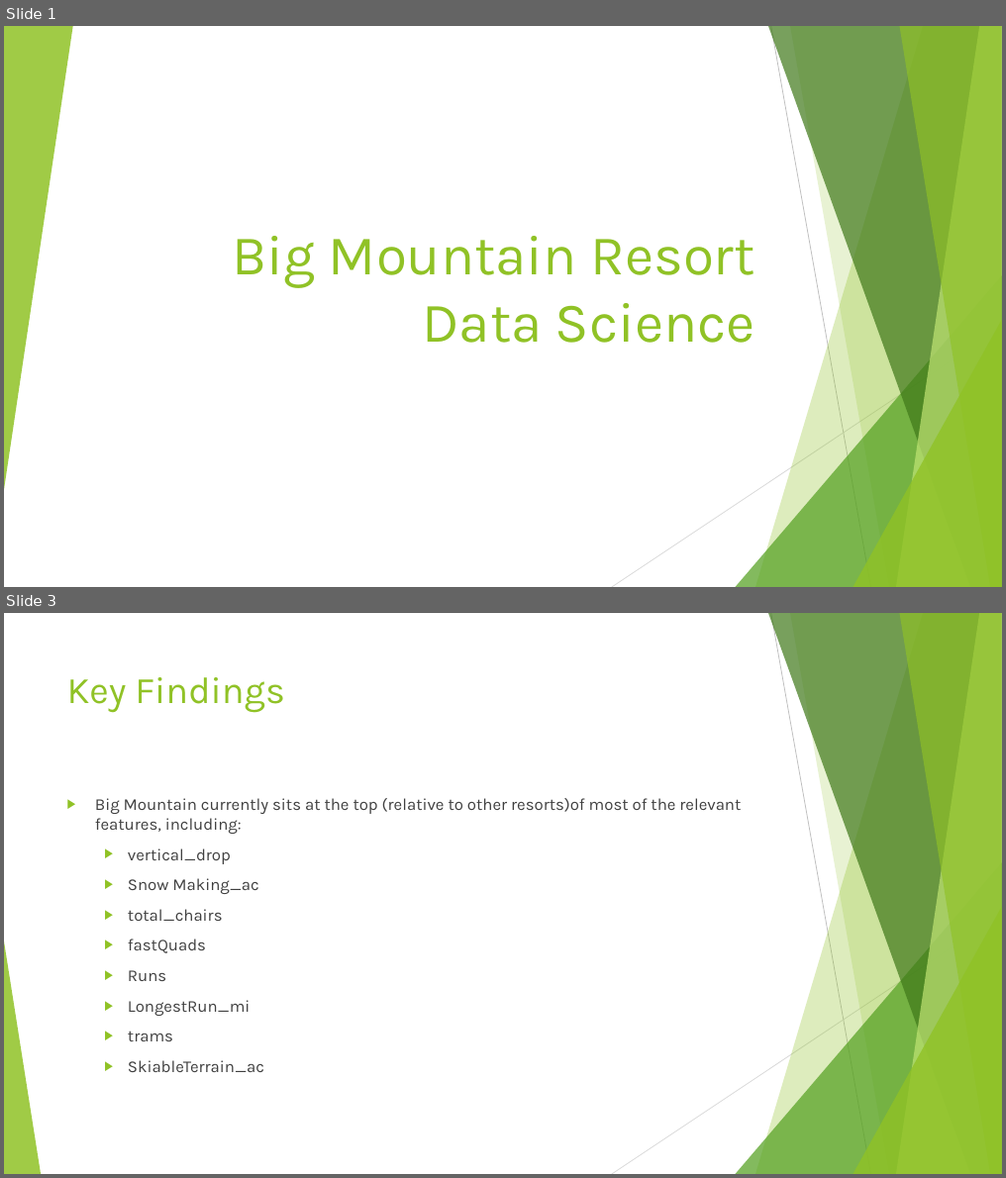
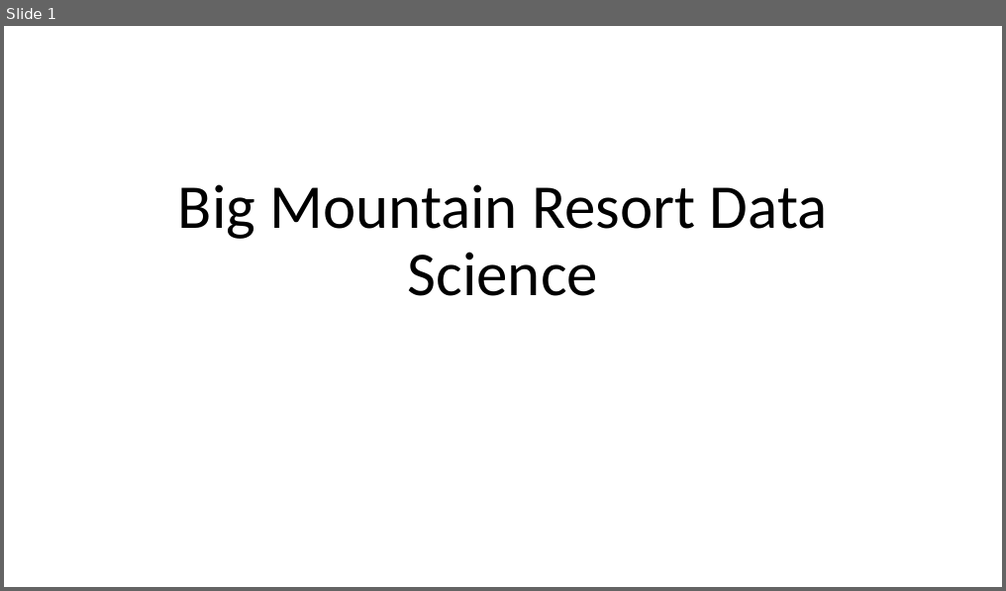
Before and after one commit to ramijau/DataScienceGuidedCapstone, a slide deck: Guided Capstone Presentation.pptx. Shown one above the other, each under a label of ours: slides 1 and 3 before the commit, slide 1 after it; the slides between them are not shown. The pictures are 1006x1178 and 1006x591 pixels, drawn with LibreOffice and Linux fonts; fonts in the diff are those of the drawing. Boxes give left, top, right and bottom in pixels: in the first picture for what was removed or moved away, otherwise in the second. Text is boxed around its words. In the diff, an @@ line names an element or a change of style, - is before the commit and + after.

```diff
--- a/Guided Capstone Presentation.pptx
+++ b/Guided Capstone Presentation.pptx
@@ slide 3 removed at (4, 613, 1002, 1174), background #FFFFFF; not listed: 9 template elements that a slide beside it also shows @@
@@ title removed at (67, 677, 284, 713) @@
-Key Findings
@@ text removed at (95, 798, 741, 1072) @@
-  ▶ Big Mountain currently sits at the top (relative to other resorts)of most of the relevant features, including:
-  ▶ vertical_drop
-  ▶ Snow Making_ac
-  ▶ total_chairs
-  ▶ fastQuads
-  ▶ Runs
-  ▶ LongestRun_mi
-  ▶ trams
-  ▶ SkiableTerrain_ac
@@ triangle removed at (4, 942, 41, 1174) @@
@@ slide 1 changed as well @@
@@ group removed at (4, 26, 1002, 587): 5 freeform shapes, 3 triangles, 2 lines @@
@@ title "Big Mountain Resort Data Science": place and size @@
-title "Big Mountain Resort Data Science" at (232, 236, 755, 343)
+title "Big Mountain Resort Data Science" at (178, 184, 828, 296)
@@ title "Big Mountain Resort Data Science" at (178, 184, 828, 296): size 54 to 60 pt, font Karla to Calibri, text colour #90C226 to #000000; alignment right to centre; line spacing 1 to 0.9 @@
```
Also in this commit, not shown: 5 other slides changed, 14 slides added, 1 other slide removed, 15 other files.
